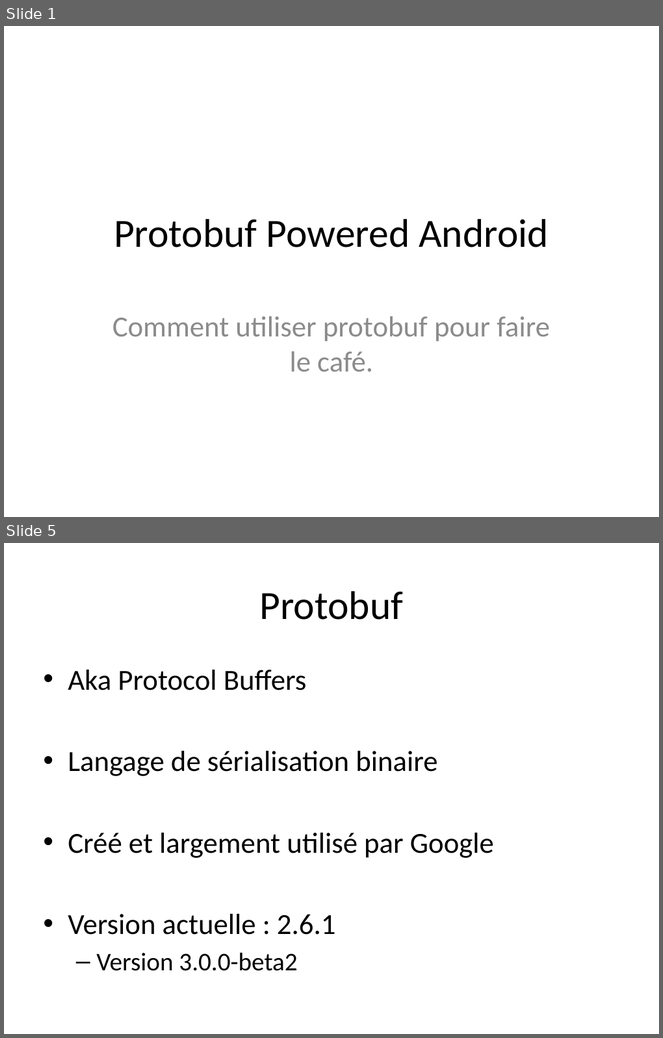
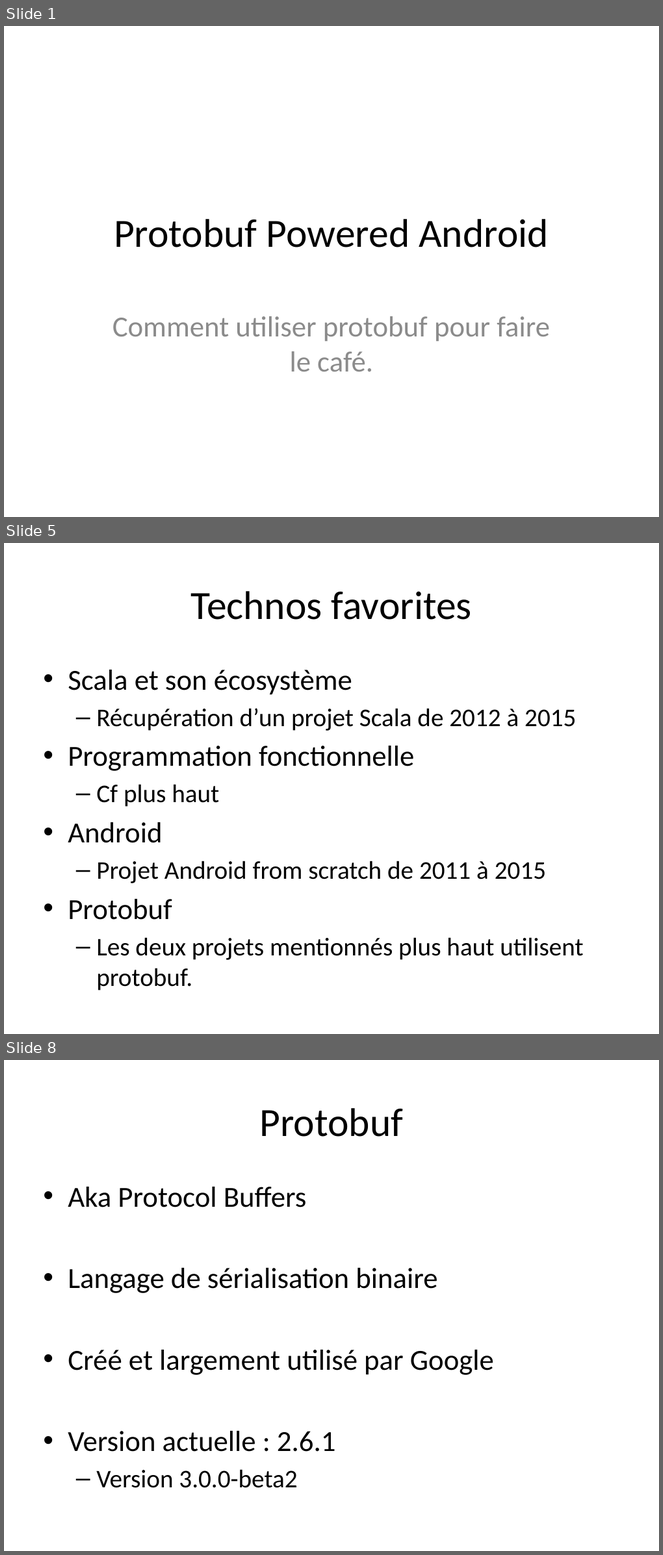
Before and after one commit to TheCopycat/protobuf-powered-android, a slide deck: protobuf-powered.pptx. Shown one above the other, each under a label of ours: slides 1 and 5 before the commit, slides 1, 5 and 8 after it; the slides between them are not shown. The pictures are 663x1038 and 663x1555 pixels, drawn with LibreOffice and Linux fonts; fonts in the diff are those of the drawing. Boxes give left, top, right and bottom in pixels: in the first picture for what was removed or moved away, otherwise in the second. Text is boxed around its words. In the diff, an @@ line names an element or a change of style, - is before the commit and + after.

```diff
--- a/protobuf-powered.pptx
+++ b/protobuf-powered.pptx
@@ slide 5 added at (4,543,659,1034), background #FFFFFF @@
@@ title added at (191,591,472,620), 44 pt, text #000000 @@
+Technos favorites
@@ text added at (68,670,583,991), 28 pt, text #000000 @@
+• Scala et son écosystème
+  – Récupération d’un projet Scala de 2012 à 2015
+• Programmation fonctionnelle
+  – Cf plus haut
+• Android
+  – Projet Android from scratch de 2011 à 2015
+• Protobuf
+  – Les deux projets mentionnés plus haut utilisent protobuf.
@@ what was slide 5 is now slide 8 @@
```
Also in this commit, not shown: 3 slides changed, 11 other slides added, 3 slides removed.
